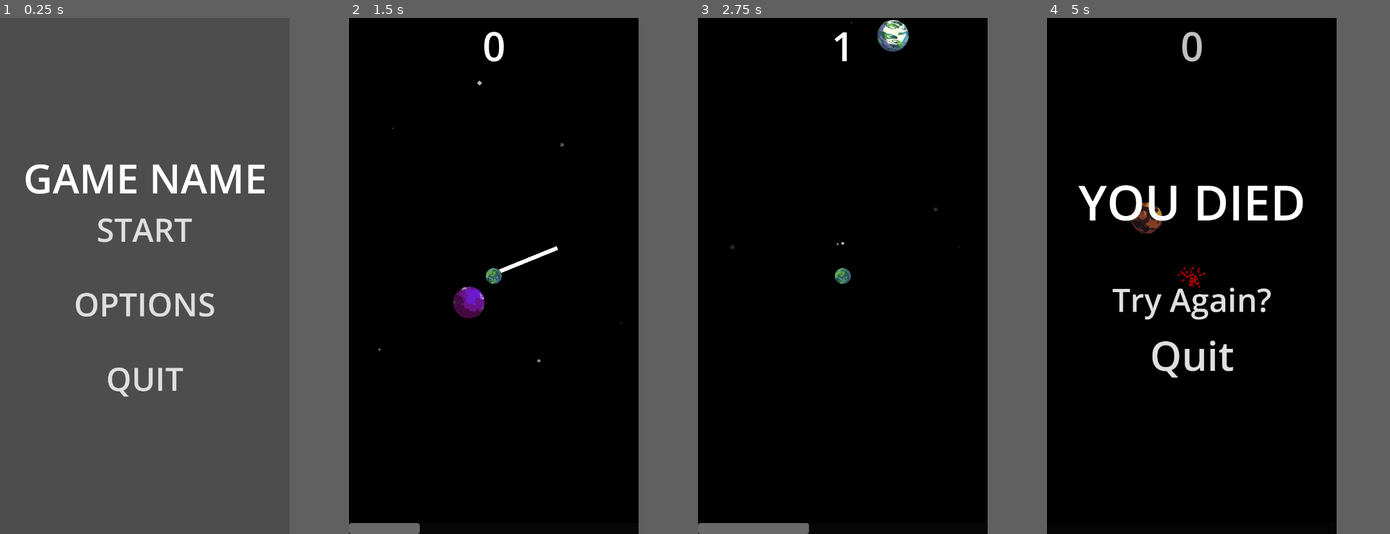
Above: before the commit, frames 1-4 (left to right).
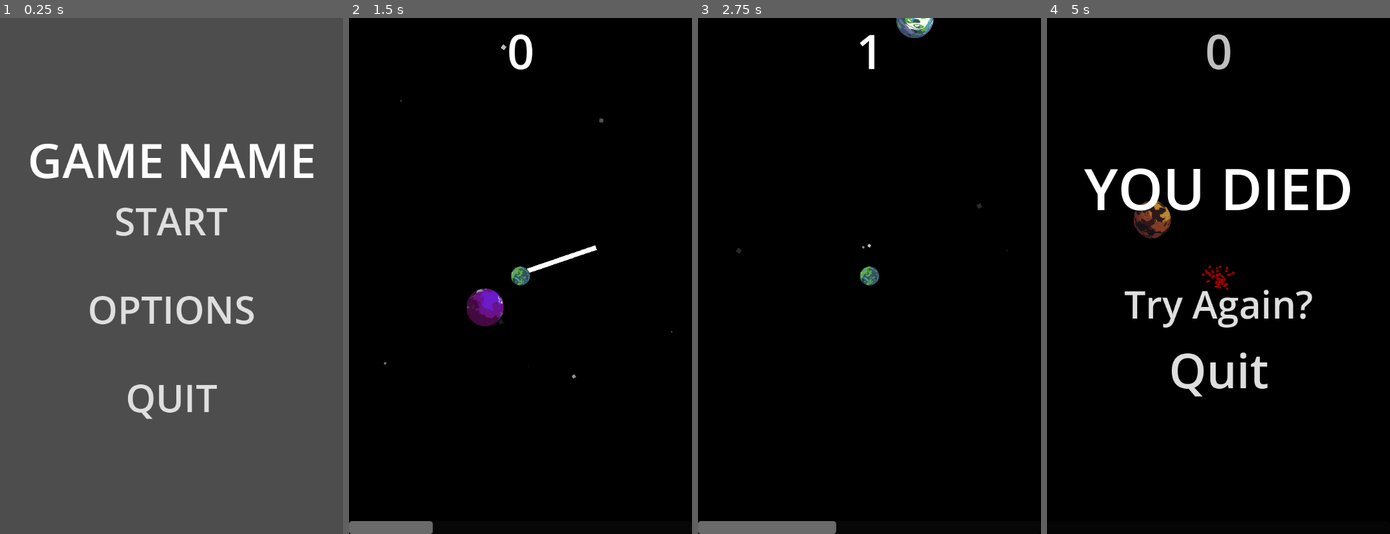
Above: after the commit, the same moments.

Repository: Niall-Sharma/EndlessMobileGame
Game: Godot game, scene res://MainMenu/main_menu.tscn
The game is run twice, just before and just after one commit, with the same random seed, the same clock (stepped at 60 frames per second) and the same inputs.
Inputs (mouse positions are in pixels of both pictures, inside the frame that each line leads up to):
- Up to frame 1 (0.25 s): no input
- Up to frame 2 (1.5 s): click "START" at 0.5 s; move the mouse to (558, 250) at 1.27 s; press the mouse at (558, 250) at 1.28 s
- Up to frame 3 (2.75 s): move the mouse to (783, 301) at 2.02 s; release the mouse at (783, 301) at 2.03 s; click (783, 301) at 2.1 s
- Up to frame 4 (5 s): move the mouse to (1221, 162) at 2.77 s; press the mouse at (1221, 162) at 2.78 s; release the mouse at (1221, 162) at 3.5 s; click "Try Again?" at 3.5 s; move the mouse to (1177, 379) at 4.27 s; click (1177, 379) at 4.35 s
In our replay, the window is 450x800 before the commit and 533x800 after it. These sizes can differ from the game's own. Grey fills any space a smaller window leaves; there, only what the larger window draws over its background counts as a difference.

The runs differ from the first frame. In frame 1, 7.1% of the frame differs, in the area x 7-92%, y 24-78%; in frame 2, 2.1%; in frame 3, 1.6%; in frame 4, 7.3%, in the area x 9-89%, y 2-74%.

Commit message:
this is hard

Diff:
--- a/Master/Master.gd
+++ b/Master/Master.gd
@@ -39,10 +39,11 @@
 func _createPoint():
 	var point = pointScene.instantiate()
 	add_child(point)
-	pointPos.x = randf_range(-100, 100)
+	print(get_viewport_rect().size.x/2)
+	pointPos.x = randf_range(-(get_viewport_rect().size.x/6), (get_viewport_rect().size.x/6))
 	point.position = pointPos
 	point.connect("givePoint", _givePoint)
-	pointPos.y -= 200
+	pointPos.y -= (get_viewport_rect().size.y/6)
 
 
 
--- a/project.godot
+++ b/project.godot
@@ -18,7 +18,9 @@
 [display]
 
 window/size/viewport_width=720
-window/size/viewport_height=1280
+window/size/viewport_height=1080
+window/stretch/mode="viewport"
+window/stretch/aspect="expand"
 
 [input]
 
